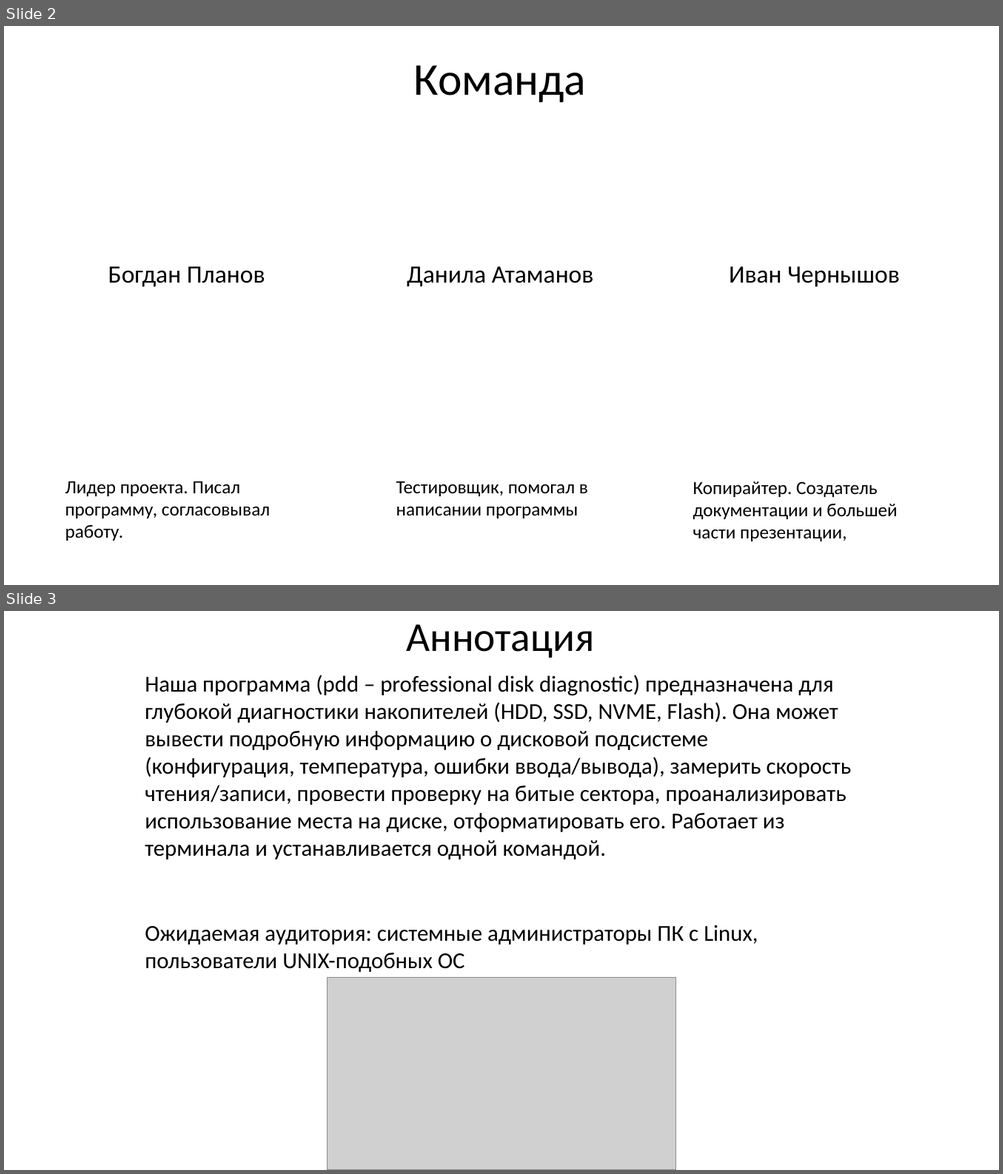
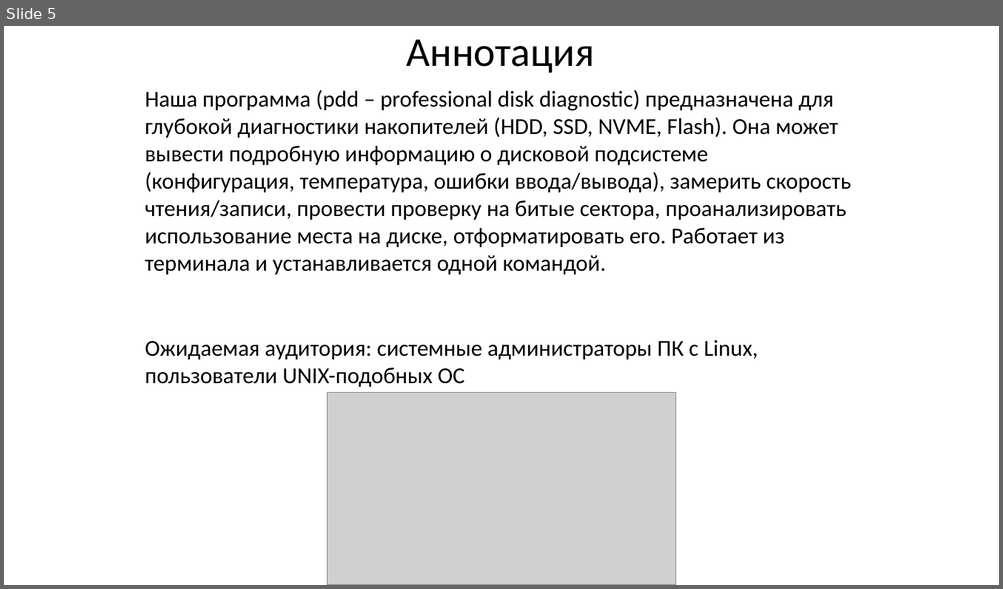
Before and after one commit to Arbuzz33/PDD, a slide deck: docs/PDD.pptx. Shown one above the other, each under a label of ours: slides 2 and 3 before the commit, slide 5 after it. The pictures are 1003x1174 and 1003x589 pixels, drawn with LibreOffice and Linux fonts; fonts in the diff are those of the drawing; grey boxes stand for pictures. Boxes give left, top, right and bottom in pixels: in the first picture for what was removed or moved away, otherwise in the second. Text is boxed around its words. In the diff, an @@ line names an element or a change of style, - is before the commit and + after.

```diff
--- a/docs/PDD.pptx
+++ b/docs/PDD.pptx
@@ slide 2 removed at box(4, 26, 999, 585), background #FFFFFF @@
@@ title removed at box(414, 65, 586, 102) @@
-Команда
@@ text removed at box(108, 266, 265, 287) @@
-Богдан Планов
@@ text removed at box(407, 266, 594, 287) @@
-Данила Атаманов
@@ text removed at box(728, 266, 899, 287) @@
-Иван Чернышов
@@ text removed at box(65, 481, 270, 541) @@
-Лидер проекта. Писал программу, согласовывал работу.
@@ text removed at box(396, 481, 588, 519) @@
-Тестировщик, помогал в написании программы
@@ text removed at box(693, 482, 896, 542) @@
-Копирайтер. Создатель документации и большей части презентации,
@@ what was slide 3 is now slide 5 @@
```
Also in this commit, not shown: 3 slides changed, 2 other slides removed.
